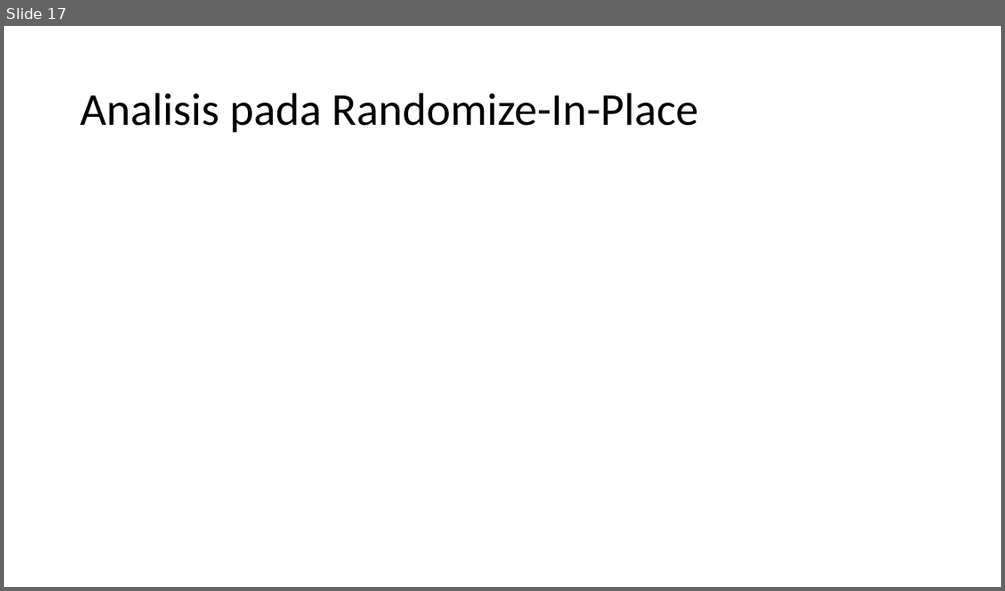
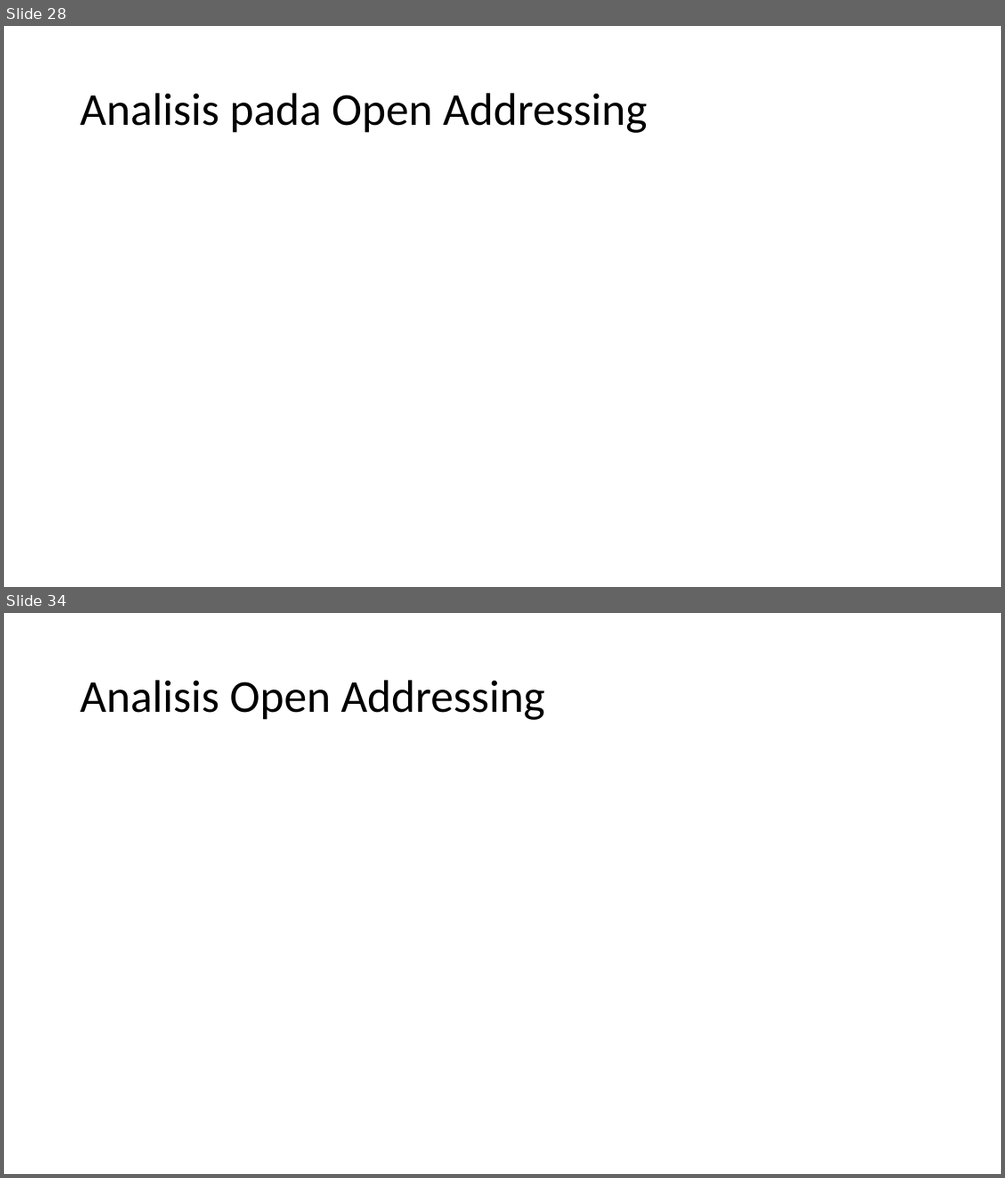
Before and after one commit to anwari32/books, a slide deck: Computer Science & Informatics/IF5020 Algoritma dan Pemrograman/23520050 Muhammad Anwari Leksono.pptx. Shown one above the other, each under a label of ours: slide 17 before the commit, slides 28 and 34 after it; the slides between them are not shown. The pictures are 1005x591 and 1005x1178 pixels, drawn with LibreOffice and Linux fonts; fonts in the diff are those of the drawing; grey boxes stand for pictures. Boxes give left, top, right and bottom in pixels: in the first picture for what was removed or moved away, otherwise in the second. Text is boxed around its words. In the diff, an @@ line names an element or a change of style, - is before the commit and + after.

```diff
--- a/Computer Science & Informatics/IF5020 Algoritma dan Pemrograman/23520050 Muhammad Anwari Leksono.pptx
+++ b/Computer Science & Informatics/IF5020 Algoritma dan Pemrograman/23520050 Muhammad Anwari Leksono.pptx
@@ slide 34 added at (x1=4, y1=613, x2=1001, y2=1174), background #FFFFFF @@
@@ title added at (x1=80, y1=680, x2=545, y2=720), 44 pt, text #000000 @@
+Analisis Open Addressing
@@ what was slide 17 is now slide 28 @@
@@ slide 28 changed as well @@
@@ title at (x1=80, y1=93, x2=647, y2=133): text changed @@
-Analisis pada Randomize-In-Place
+Analisis pada Open Addressing
```
Also in this commit, not shown: 3 other slides changed, 28 other slides added, 14 slides removed, 28 other files.
